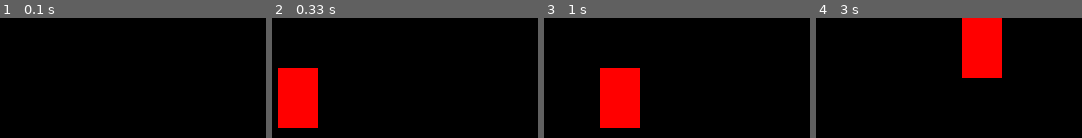
Above: before the commit, frames 1-4 (left to right).
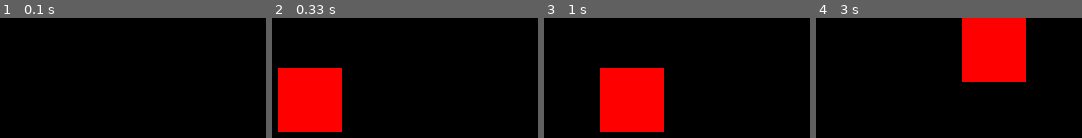
Above: after the commit, the same moments.

Repository: rumothy/pygame-tutorial
Game: pygame game, started from fistGame.py
Two runs of this game, one before a commit and one after it. Both use one fixed random seed, a clock stepped at 60 frames per second and the inputs below.
Inputs:
- Up to frame 1 (0.1 s): no input
- Up to frame 2 (0.33 s): no input
- Up to frame 3 (1 s): hold Right 0.33-0.8 s; hold Right from 0.83 s (still down); tap Space at 0.9 s
- Up to frame 4 (3 s): release Right at 1.3 s; hold Right 2.33-2.97 s; tap Space at 2.4, 2.7 s

Frame 1 is identical in both runs. In frame 2, 5.3% of the frame differs, in the area x 2-27%, y 41-95%; in frame 3, 5.3%; in frame 4, 5.3%.

Commit message:
Background and character images. Change height and width to 64

Diff:
--- a/fistGame.py
+++ b/fistGame.py
@@ -32,12 +32,15 @@
     pygame.image.load('L8.png'),
     pygame.image.load('L9.png')
 ]
+bg = pygame.image.load('bg.jpg')
+char = pygame.image.load('standing.png')
+
 
 screenWidth = 500
 x = 50
 y = 50
-width = 40
-height = 60
+width = 64
+height = 64
 vel = 10
 isJump = False
 jumpCount = 10
